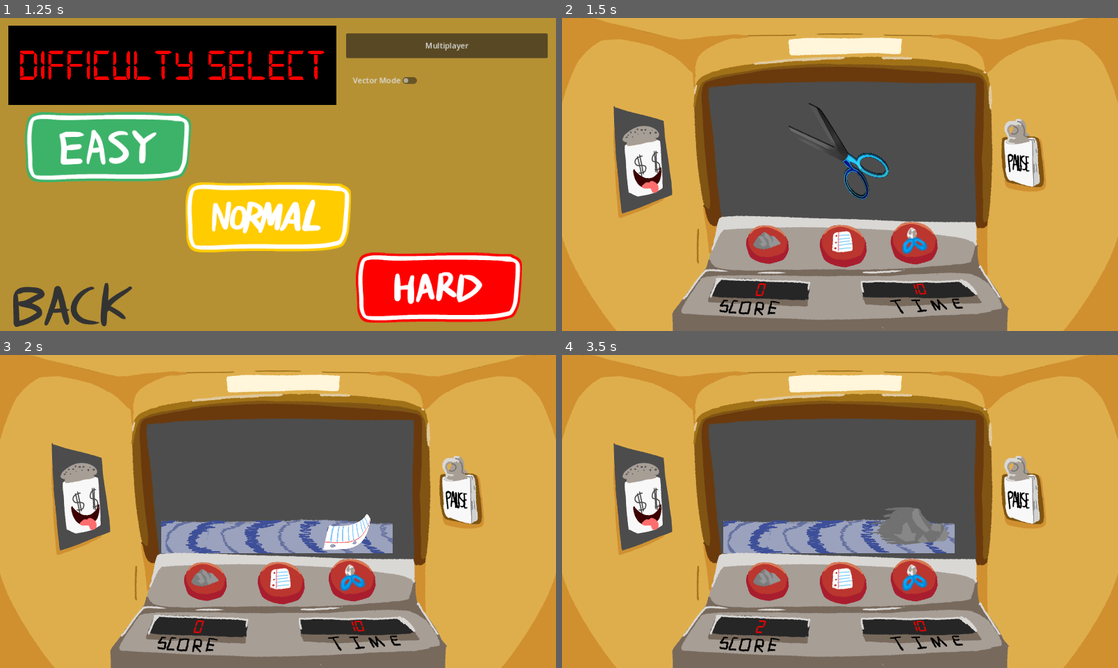
Above: before the commit, frames 1-4 (two rows, left to right).
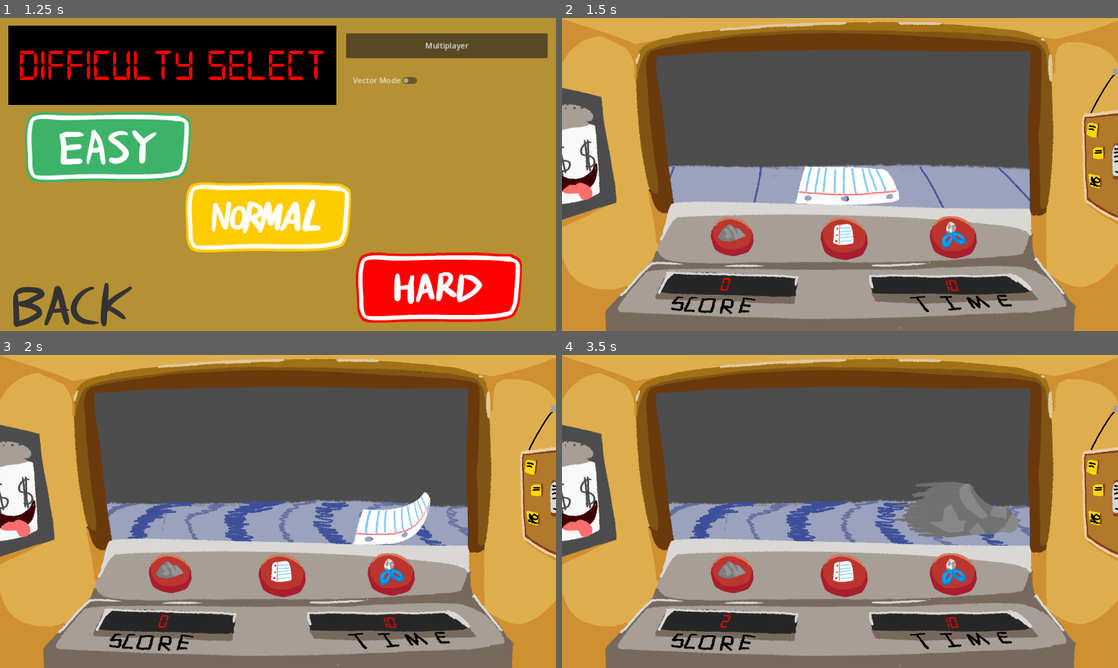
Above: after the commit, the same moments.

Repository: CoolCoderMan281/Rock-Paper-Panic
Game: Godot game, scene res://Scenes/mainmenu.tscn
The game is run twice, just before and just after one commit, with the same random seed, the same clock (stepped at 60 frames per second) and the same inputs.
Inputs (mouse positions are in pixels of both pictures, inside the frame that each line leads up to; where the layout moved, square brackets give the same spot in the first picture):
- Up to frame 1 (1.25 s): click "Play" at 0.5 s
- Up to frame 2 (1.5 s): click "Small" at 1.25 s
- Up to frame 3 (2 s): no input
- Up to frame 4 (3.5 s): click (734, 574) [767, 580] at 2 s; click (845, 574) [845, 583] at 2.75 s

Frame 1 is identical in both runs. In frame 2, 61% of the frame differs, in the area x 0-100%, y 0-100%; in frame 3, 59%; in frame 4, 59%.
Error in both runs: Invalid access of index '4' on a base object of type: 'Array'. (res://Code/Enemy.gd:104)

Commit message:
Update battle_background

Diff:
--- a/Scenes/main.tscn
+++ b/Scenes/main.tscn
@@ -3,8 +3,8 @@
 [ext_resource type="Script" path="res://Code/BattleMusic.gd" id="1_cxxti"]
 [ext_resource type="Script" path="res://Code/Player.gd" id="1_kolsd"]
 [ext_resource type="Script" path="res://Code/Enemy.gd" id="1_oxske"]
-[ext_resource type="Texture2D" uid="uid://cwajpnla84nbj" path="res://Assets/Default/battle_background.png" id="1_pv84b"]
-[ext_resource type="Texture2D" uid="uid://cyhqv1mopvf21" path="res://Assets/Default/scissors.png" id="5_uj5bi"]
+[ext_resource type="Texture2D" uid="uid://bq4fmb7hlavyg" path="res://Assets/Default/battle_background.png" id="1_pv84b"]
+[ext_resource type="Texture2D" uid="uid://cbx3qlubqdacr" path="res://Assets/Default/Conveyor/Paper/paper_idle.png" id="3_4bkp2"]
 [ext_resource type="Texture2D" uid="uid://b36pof77p2gd" path="res://Assets/Default/Buttons/Rock/Center/rock_center.png" id="6_kk75n"]
 [ext_resource type="Texture2D" uid="uid://dbehc3e3yt71g" path="res://Assets/Default/paper_button.png" id="6_ls8lb"]
 [ext_resource type="Script" path="res://Code/Options.gd" id="7_1iy2a"]
@@ -53,9 +53,9 @@
 
 [node name="Enemy" type="Sprite2D" parent="."]
 unique_name_in_owner = true
-position = Vector2(229, 55)
-scale = Vector2(0.25, 0.25)
-texture = ExtResource("5_uj5bi")
+position = Vector2(230, -16)
+scale = Vector2(0.410002, 0.370002)
+texture = ExtResource("3_4bkp2")
 script = ExtResource("1_oxske")
 
 [node name="Background" type="Control" parent="."]
@@ -69,8 +69,9 @@
 
 [node name="battle_bg" type="TextureRect" parent="Background"]
 layout_mode = 0
-offset_right = 40.0
-offset_bottom = 40.0
+offset_right = 2057.0
+offset_bottom = 1157.0
+scale = Vector2(0.777778, 0.777778)
 texture = ExtResource("1_pv84b")
 
 [node name="Player" type="Node2D" parent="."]
@@ -79,30 +80,30 @@
 
 [node name="Rock" type="TextureButton" parent="Player"]
 unique_name_in_owner = true
-offset_left = 31.0
-offset_top = 197.0
-offset_right = 231.0
-offset_bottom = 397.0
+offset_left = -42.0
+offset_top = 181.0
+offset_right = 158.0
+offset_bottom = 381.0
 scale = Vector2(0.5, 0.5)
 texture_normal = ExtResource("6_kk75n")
 metadata/_edit_use_anchors_ = true
 
 [node name="Paper" type="TextureButton" parent="Player"]
 unique_name_in_owner = true
-offset_left = 183.0
-offset_top = 195.0
-offset_right = 383.0
-offset_bottom = 395.0
+offset_left = 185.0
+offset_top = 180.0
+offset_right = 385.0
+offset_bottom = 380.0
 scale = Vector2(0.55, 0.55)
 texture_normal = ExtResource("6_ls8lb")
 metadata/_edit_use_anchors_ = true
 
 [node name="Scissors" type="TextureButton" parent="Player"]
 unique_name_in_owner = true
-offset_left = 330.0
-offset_top = 189.0
-offset_right = 530.0
-offset_bottom = 389.0
+offset_left = 411.0
+offset_top = 177.0
+offset_right = 611.0
+offset_bottom = 377.0
 scale = Vector2(0.55, 0.55)
 texture_normal = ExtResource("8_2cgpk")
 metadata/_edit_use_anchors_ = true
@@ -113,10 +114,10 @@
 
 [node name="Score" type="Label" parent="Player/Score Text"]
 unique_name_in_owner = true
-offset_left = 5.24932
-offset_top = 1.0306
-offset_right = 616.249
-offset_bottom = 140.031
+offset_left = -70.4933
+offset_top = -10.3061
+offset_right = 540.506
+offset_bottom = 128.694
 rotation = 0.0385689
 theme = ExtResource("7_gp2xf")
 theme_override_colors/font_color = Color(1, 0, 0, 1)
@@ -141,10 +142,10 @@
 anchors_preset = -1
 anchor_left = -0.132813
 anchor_bottom = 0.143519
-offset_left = -6.55615
-offset_top = 19.6525
-offset_right = 170.444
-offset_bottom = 74.6525
+offset_left = 64.8548
+offset_top = 12.7919
+offset_right = 241.855
+offset_bottom = 67.7919
 theme = ExtResource("7_gp2xf")
 theme_override_colors/font_color = Color(1, 0, 0, 1)
 theme_override_font_sizes/font_size = 40
Binary file changed: Assets/Default/battle_background.png
Not shown, changed: Assets/Default/battle_background.png.import
